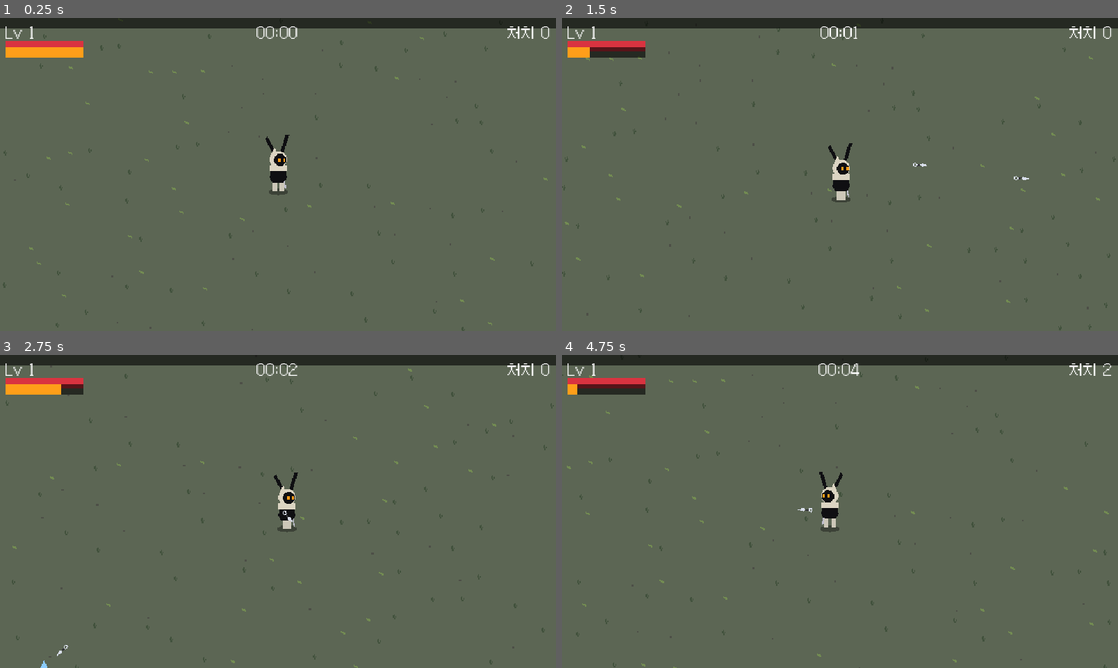
Above: before the commit, frames 1-4 (two rows, left to right).
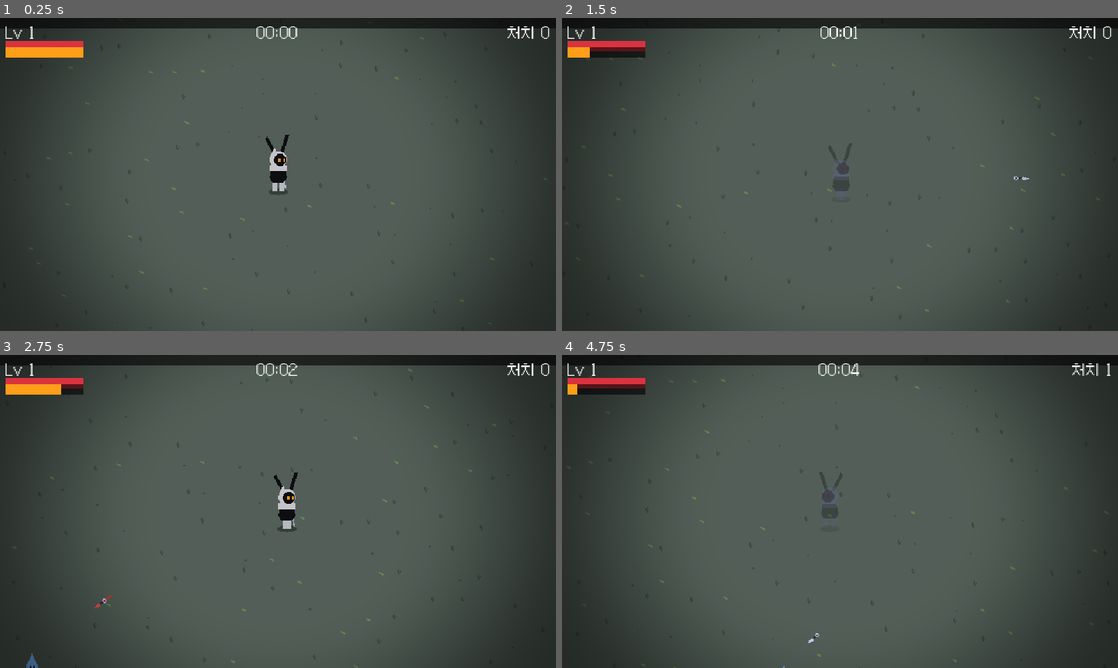
Above: after the commit, the same moments.

Repository: sookmo6442/kilvi
Game: Godot game, scene res://scenes/main.tscn
Same seed, same stepped clock (60 frames per second), same inputs: the game is played once before the commit and once after it.
Inputs:
- Up to frame 1 (0.25 s): no input
- Up to frame 2 (1.5 s): tap Enter at 0.5 s; hold D (move_right) 0.53-1.28 s; tap Space (dash) at 0.6, 1.35 s; hold S (move_down) from 1.28 s (still down)
- Up to frame 3 (2.75 s): release S (move_down) at 2.03 s; hold D (move_right) from 2.03 s (still down); tap Shift at 2.1 s; tap Space (dash) at 2.3 s
- Up to frame 4 (4.75 s): release D (move_right) at 2.78 s; hold W (move_up) 2.78-3.53 s; tap P at 2.85 s; tap Space (dash) at 3.05, 3.8, 4.35 s; hold A (move_left) from 3.53 s (still down); tap 1 at 3.6 s

The runs differ from the first frame. In frame 1, 36% of the frame differs, in the area x 0-100%, y 3-100%; in frame 2, 36%; in frame 3, 36%; in frame 4, 36%, in the area x 0-100%, y 2-100%.

Commit message:
Add assassin mechanics: stealth dash, marks, contracts, execution FX
- Dash now hides Kilvi for 1.5s; enemies chase her last seen position
- First kunai volley after stealth is an ambush crit (x3, +2 pierce)
- Kunai hits stack marks; 3 marks (6 on targets) execute the enemy
- Target contracts every minute from 0:45; kill within 30s for a chest
- Moonlight vignette, slash line, hit-stop and desaturation on executions

Co-Authored-By: Claude Opus 5.5 <noreply@anthropic.com>
Claude-Session: https://claude.ai/code/session_01HZDMDrb8GZDFDEhgWpqJy8

Diff:
--- /dev/null
+++ b/scripts/effects/slash.gd
@@ -0,0 +1,25 @@
+extends Node2D
+## 처형할 때 그어지는 붉은 베기 선.
+
+var length := 34.0
+var _life := 0.25
+
+
+func _ready() -> void:
+	rotation = randf_range(-0.9, -0.5)
+	z_index = 5
+
+
+func _process(delta: float) -> void:
+	_life -= delta
+	if _life <= 0.0:
+		queue_free()
+		return
+	queue_redraw()
+
+
+func _draw() -> void:
+	var k := _life / 0.25
+	var half := length * (1.2 - k * 0.2) / 2.0
+	draw_line(Vector2(-half, 0), Vector2(half, 0), Color(1.0, 0.15, 0.1, k), 3.0 * k + 1.0)
+	draw_line(Vector2(-half * 0.8, 0), Vector2(half * 0.8, 0), Color(1, 1, 1, k), 1.0)
--- a/scripts/enemy.gd
+++ b/scripts/enemy.gd
@@ -18,6 +18,17 @@
 var dead := false
 var slow_time := 0.0
 
+## 암살 표식: 쿠나이에 맞을 때마다 1개. mark_limit개가 되면 즉시 처형.
+var marks := 0
+var mark_limit := 3
+var executed := false
+
+## 표적 의뢰 대상(엘리트). 제한 시간 안에 못 잡으면 도망간다.
+var is_target := false
+var target_time_left := 0.0
+var escaped := false
+var size_mult := 1.0
+
 var _knock := Vector2.ZERO
 var _flash := 0.0
 var _t := 0.0
@@ -26,7 +37,7 @@
 var _charging := 0.0
 
 
-func setup(id: String, p: Player, hp_mult: float) -> void:
+func setup(id: String, p: Player, hp_mult: float, target: bool = false, target_time: float = 30.0) -> void:
 	var d: Dictionary = GameData.ENEMIES[id]
 	type_id = id
 	player = p
@@ -40,6 +51,15 @@
 	behavior = d.behavior
 	_charge_timer = randf_range(1.5, 3.0)
 	_t = randf() * 10.0
+	if target:
+		is_target = true
+		target_time_left = target_time
+		max_hp *= 12.0
+		hp = max_hp
+		damage *= 1.5
+		xp_value = 10
+		size_mult = 1.7
+		mark_limit = 6
 
 
 func _ready() -> void:
@@ -60,9 +80,17 @@
 		return
 	_t += delta
 	slow_time = maxf(slow_time - delta, 0.0)
+	if is_target:
+		target_time_left -= delta
+		if target_time_left <= 0.0:
+			_escape()
+			return
+	# 은신 중이면 킬비가 마지막으로 보였던 자리로 간다
+	var to_goal := player.chase_position() - global_position
+	var goal_dist := to_goal.length()
+	var dir := to_goal / goal_dist if goal_dist > 2.0 else Vector2.ZERO
 	var to_player := player.global_position - global_position
 	var dist := to_player.length()
-	var dir := to_player / dist if dist > 0.01 else Vector2.ZERO
 	var spd := speed * (0.5 if slow_time > 0.0 else 1.0)
 
 	if behavior == "charge":
@@ -79,7 +107,7 @@
 	position += dir * spd * delta + _knock * delta
 	_knock = _knock.move_toward(Vector2.ZERO, 900.0 * delta)
 
-	if dist < radius + Player.HIT_RADIUS:
+	if dist < radius * size_mult + Player.HIT_RADIUS:
 		player.take_damage(damage)
 
 	if _flash > 0.0:
@@ -88,7 +116,7 @@
 			queue_redraw()
 	# 좌우 방향 + 살랑임
 	var flip := -1.0 if to_player.x < 0.0 else 1.0
-	scale = Vector2(flip, 1.0 + sin(_t * 8.0) * 0.06)
+	scale = Vector2(flip, 1.0 + sin(_t * 8.0) * 0.06) * size_mult
 
 
 func take_damage(amount: float, knockback: Vector2 = Vector2.ZERO) -> void:
@@ -104,7 +132,30 @@
 		queue_free()
 
 
+func add_mark() -> void:
+	if dead:
+		return
+	marks += 1
+	if marks >= mark_limit:
+		executed = true
+		take_damage(hp + 1.0)
+	else:
+		queue_redraw()
+
+
+func _escape() -> void:
+	# 표적이 연기와 함께 사라진다
+	dead = true
+	escaped = true
+	var puff := preload("res://scripts/effects/smoke_puff.gd").new()
+	puff.position = global_position
+	get_parent().add_child(puff)
+	killed.emit(self)
+	queue_free()
+
+
 func _draw() -> void:
+	_draw_marks()
 	var c := Color.WHITE if _flash > 0.0 else color
 	if type_id == "wisp":
 		draw_circle(Vector2.ZERO, radius, c)
@@ -121,3 +172,22 @@
 		draw_circle(Vector2(3, -1), 4.0, Color(0.95, 0.93, 0.88))
 		draw_line(Vector2(1, -2), Vector2(3, -2), Color.RED, 1.0)
 		draw_line(Vector2(4, -2), Vector2(6, -2), Color.RED, 1.0)
+
+
+func _draw_marks() -> void:
+	# 크기 배율을 되돌려서 표식을 원래 크기로 그린다 (모양이 좌우 대칭이라 반전은 무시)
+	var inv := Vector2.ONE / size_mult
+	if is_target:
+		# 머리 위 붉은 표적 표시
+		var top := Vector2(0, -radius - 12)
+		draw_set_transform(top, 0.0, inv)
+		draw_arc(Vector2.ZERO, 5.0, 0, TAU, 16, Color(1.0, 0.2, 0.15), 1.5)
+		draw_line(Vector2(-7, 0), Vector2(7, 0), Color(1.0, 0.2, 0.15), 1.0)
+		draw_line(Vector2(0, -7), Vector2(0, 7), Color(1.0, 0.2, 0.15), 1.0)
+	if marks > 0:
+		draw_set_transform(Vector2(0, radius + 5), 0.0, inv)
+		var w := mark_limit * 4.0
+		for i in mark_limit:
+			var c := Color(1.0, 0.25, 0.2) if i < marks else Color(0, 0, 0, 0.35)
+			draw_rect(Rect2(-w / 2.0 + i * 4.0, 0, 3, 3), c)
+	draw_set_transform(Vector2.ZERO, 0.0, Vector2.ONE)
--- a/scripts/kilvi_visual.gd
+++ b/scripts/kilvi_visual.gd
@@ -11,6 +11,8 @@
 var dashing := false
 var invulnerable := false
 var dead := false
+var stealthed := false
+var ambush := false
 var base_scale := 1.0
 
 var _t := 0.0
@@ -18,6 +20,11 @@
 
 func _process(delta: float) -> void:
 	_t += delta
+	if stealthed:
+		modulate = Color(0.5, 0.5, 0.7, 0.3)
+		queue_redraw()
+		return
+	modulate = Color.WHITE
 	if invulnerable:
 		modulate.a = 0.35 if int(_t * 20.0) % 2 == 0 else 1.0
 	elif dashing:
@@ -59,6 +66,9 @@
 		Vector2(-6, -17), Vector2(-3, -23), Vector2(-1, -18)]), HOOD)
 	# 얼굴(그림자)
 	draw_circle(Vector2(1.5, -12.5), 5.0, BLACK)
-	# 주황 눈
-	draw_rect(Rect2(0, -14, 2, 3), EYE)
-	draw_rect(Rect2(4, -14, 2, 3), EYE)
+	# 주황 눈 (기습 준비 상태면 붉게 빛난다)
+	var eye := Color(1.0, 0.2, 0.15) if ambush else EYE
+	draw_rect(Rect2(0, -14, 2, 3), eye)
+	draw_rect(Rect2(4, -14, 2, 3), eye)
+	if ambush and not stealthed:
+		draw_circle(Vector2(3, -12.5), 6.0 + sin(_t * 12.0), Color(1.0, 0.2, 0.15, 0.18))
--- a/scripts/main.gd
+++ b/scripts/main.gd
@@ -8,18 +8,29 @@
 const LevelUpScript := preload("res://scripts/ui/level_up_ui.gd")
 const MenuScript := preload("res://scripts/ui/menu_panel.gd")
 const BackgroundScript := preload("res://scripts/background.gd")
+const PostFxScript := preload("res://scripts/ui/post_fx.gd")
+const SlashScript := preload("res://scripts/effects/slash.gd")
+const ChestScript := preload("res://scripts/treasure_chest.gd")
+
+const CONTRACT_FIRST := 45.0 # 첫 표적 의뢰 시각(초)
+const CONTRACT_INTERVAL := 60.0
+const CONTRACT_TIME := 30.0 # 표적을 잡아야 하는 제한 시간
 
 var world: Node2D
 var player: Player
 var hud: CanvasLayer
 var level_up_ui: CanvasLayer
 var menu: CanvasLayer
+var post_fx: CanvasLayer
 
 var time := 0.0
 var kills := 0
 var _spawn_acc := 0.0
 var _ring_done := false
 var _finished := false
+var _next_contract := CONTRACT_FIRST
+var _contract_target: Enemy = null
+var _last_hitstop := -1.0
 
 
 func _ready() -> void:
@@ -45,6 +56,8 @@
 	cam.position_smoothing_speed = 10.0
 	player.add_child(cam)
 
+	post_fx = PostFxScript.new()
+	add_child(post_fx)
 	hud = HudScript.new()
 	add_child(hud)
 	level_up_ui = LevelUpScript.new()
@@ -71,6 +84,7 @@
 	hud.set_time(time)
 	hud.set_dash(player.dash_cooldown_left, Player.DASH_COOLDOWN)
 	_update_spawns(delta)
+	_update_contract()
 	if time >= GameData.RUN_LENGTH:
 		_finish(true)
 
@@ -118,7 +132,61 @@
 	world.add_child(e)
 
 
+# --- 표적 의뢰 -----------------------------------------------------------
+
+func _update_contract() -> void:
+	if _contract_target != null and is_instance_valid(_contract_target) and not _contract_target.dead:
+		hud.set_contract("표적 의뢰  %d초" % ceili(_contract_target.target_time_left))
+		return
+	if time >= _next_contract:
+		_next_contract += CONTRACT_INTERVAL
+		var e: Enemy = EnemyScript.new()
+		e.setup("fox", player, 1.0 + time / 150.0, true, CONTRACT_TIME)
+		e.position = _random_edge_position()
+		e.killed.connect(_on_enemy_killed)
+		world.add_child(e)
+		_contract_target = e
+		hud.flash_message("표적 출현!")
+
+
+func _on_contract_done(success: bool, pos: Vector2) -> void:
+	_contract_target = null
+	hud.set_contract("")
+	if success:
+		hud.flash_message("의뢰 완수")
+		var chest: Node2D = ChestScript.new()
+		chest.player = player
+		chest.position = pos
+		world.add_child.call_deferred(chest)
+		post_fx.execution_flash(1.0)
+		_hitstop(0.12)
+	else:
+		hud.flash_message("표적이 도망쳤다")
+
+
+func _hitstop(duration: float) -> void:
+	var now := Time.get_ticks_msec() / 1000.0
+	if now - _last_hitstop < 0.25:
+		return
+	_last_hitstop = now
+	Engine.time_scale = 0.05
+	await get_tree().create_timer(duration, true, false, true).timeout
+	Engine.time_scale = 1.0
+
+
 func _on_enemy_killed(e: Enemy) -> void:
+	if e.is_target:
+		_on_contract_done(not e.escaped, e.global_position)
+	if e.escaped:
+		return
+	if e.executed:
+		var slash: Node2D = SlashScript.new()
+		slash.position = e.global_position
+		slash.length = 34.0 * e.size_mult
+		world.add_child.call_deferred(slash)
+		if not e.is_target:
+			post_fx.execution_flash(0.5)
+			_hitstop(0.04)
 	kills += 1
 	hud.set_kills(kills)
 	var gem: Node2D = GemScript.new()
@@ -184,6 +252,7 @@
 	if _finished:
 		return
 	_finished = true
+	Engine.time_scale = 1.0
 	level_up_ui.visible = false
 	var body := "생존 시간 %02d:%02d\n레벨 %d · 처치 %d" % [int(time) / 60, int(time) % 60, player.level, kills]
 	menu.open("살아남았다!" if won else "쓰러졌다...", body, [["restart", "다시 하기"], ["quit", "게임 종료"]])
@@ -195,6 +264,7 @@
 			menu.close()
 		"restart":
 			get_tree().paused = false
+			Engine.time_scale = 1.0
 			get_tree().reload_current_scene()
 		"quit":
 			get_tree().quit()
--- a/scripts/player.gd
+++ b/scripts/player.gd
@@ -19,6 +19,8 @@
 const DASH_COOLDOWN := 3.0
 const INVULN_TIME := 0.5
 const HIT_RADIUS := 8.0
+const STEALTH_TIME := 1.5
+const AMBUSH_MULT := 3.0
 
 var world: Node2D
 
@@ -48,6 +50,12 @@
 var dash_cooldown_left := 0.0
 var is_dead := false
 
+## 그림자 은신: 대시하면 잠깐 사라지고, 적은 마지막으로 본 위치를 쫓는다.
+var stealth_left := 0.0
+var last_seen_position := Vector2.ZERO
+## 은신이 끝난 뒤 첫 쿠나이 공격이 치명타가 된다.
+var ambush_ready := false
+
 var _invuln := 0.0
 var _dash_time := 0.0
 var _dash_dir := Vector2.ZERO
@@ -66,6 +74,10 @@
 		return
 	_invuln = maxf(_invuln - delta, 0.0)
 	dash_cooldown_left = maxf(dash_cooldown_left - delta, 0.0)
+	if stealth_left > 0.0:
+		stealth_left = maxf(stealth_left - delta, 0.0)
+	else:
+		last_seen_position = global_position
 
 	move_dir = Input.get_vector("move_left", "move_right", "move_up", "move_down")
 	if move_dir != Vector2.ZERO:
@@ -81,7 +93,9 @@
 
 	_visual.moving = move_dir != Vector2.ZERO
 	_visual.dashing = _dash_time > 0.0
-	_visual.invulnerable = _invuln > 0.0 and _dash_time <= 0.0
+	_visual.invulnerable = _invuln > 0.0 and _dash_time <= 0.0 and stealth_left <= 0.0
+	_visual.stealthed = stealth_left > 0.0
+	_visual.ambush = ambush_ready
 	if absf(facing.x) > 0.01:
 		_visual.scale = Vector2(signf(facing.x), 1.0) * _visual.base_scale
 
@@ -91,10 +105,30 @@
 	_dash_time = DASH_TIME
 	dash_cooldown_left = DASH_COOLDOWN
 	_invuln = maxf(_invuln, DASH_TIME + 0.1)
+	last_seen_position = global_position
+	stealth_left = STEALTH_TIME
+	ambush_ready = true
 	if world:
 		var puff := preload("res://scripts/effects/smoke_puff.gd").new()
 		puff.position = position
 		world.add_child(puff)
+
+
+func is_stealthed() -> bool:
+	return stealth_left > 0.0
+
+
+## 적이 쫓아갈 위치. 은신 중에는 마지막으로 본 자리.
+func chase_position() -> Vector2:
+	return last_seen_position if stealth_left > 0.0 else global_position
+
+
+## 기습 치명타를 한 번 꺼내 쓴다. 준비돼 있으면 배율, 아니면 1.
+func consume_ambush() -> float:
+	if ambush_ready and stealth_left <= 0.0:
+		ambush_ready = false
+		return AMBUSH_MULT
+	return 1.0
 
 
 func pickup_range() -> float:
@@ -116,6 +150,11 @@
 func heal(amount: float) -> void:
 	hp = minf(hp + amount, max_hp)
 	hp_changed.emit(hp, max_hp)
+
+
+func grant_levelups(count: int) -> void:
+	pending_levelups += count
+	leveled_up.emit()
 
 
 func add_xp(amount: int) -> void:
--- /dev/null
+++ b/scripts/treasure_chest.gd
@@ -0,0 +1,23 @@
+extends Node2D
+## 표적을 처치하면 떨어지는 보물 상자. 주우면 레벨업 1~3회.
+
+var player: Player
+var _t := 0.0
+
+
+func _physics_process(delta: float) -> void:
+	_t += delta
+	queue_redraw()
+	if player and not player.is_dead and global_position.distance_to(player.global_position) < 16.0:
+		var roll := randf()
+		player.grant_levelups(3 if roll < 0.1 else (2 if roll < 0.4 else 1))
+		queue_free()
+
+
+func _draw() -> void:
+	var y := sin(_t * 4.0) * 1.5
+	draw_circle(Vector2(0, 8), 7.0, Color(0, 0, 0, 0.3))
+	draw_rect(Rect2(-8, -6 + y, 16, 11), Color(0.45, 0.25, 0.12))
+	draw_rect(Rect2(-8, -6 + y, 16, 4), Color(0.6, 0.35, 0.15))
+	draw_rect(Rect2(-2, -3 + y, 4, 4), Color(1.0, 0.62, 0.1))
+	draw_arc(Vector2(0, y), 12.0 + sin(_t * 6.0) * 2.0, 0, TAU, 20, Color(1.0, 0.62, 0.1, 0.4), 1.0)
--- a/scripts/ui/hud.gd
+++ b/scripts/ui/hud.gd
@@ -7,6 +7,9 @@
 var _level_label: Label
 var _time_label: Label
 var _kills_label: Label
+var _contract_label: Label
+var _message_label: Label
+var _message_left := 0.0
 
 
 func _ready() -> void:
@@ -38,6 +41,24 @@
 	_kills_label.horizontal_alignment = HORIZONTAL_ALIGNMENT_RIGHT
 	root.add_child(_kills_label)
 
+	_contract_label = Label.new()
+	_contract_label.set_anchors_preset(Control.PRESET_CENTER_TOP)
+	_contract_label.position = Vector2(-80, 24)
+	_contract_label.custom_minimum_size = Vector2(160, 0)
+	_contract_label.horizontal_alignment = HORIZONTAL_ALIGNMENT_CENTER
+	_contract_label.add_theme_color_override("font_color", Color(1.0, 0.35, 0.3))
+	root.add_child(_contract_label)
+
+	_message_label = Label.new()
+	_message_label.set_anchors_preset(Control.PRESET_CENTER)
+	_message_label.position = Vector2(-120, -70)
+	_message_label.custom_minimum_size = Vector2(240, 0)
+	_message_label.horizontal_alignment = HORIZONTAL_ALIGNMENT_CENTER
+	_message_label.add_theme_color_override("font_color", UiStyle.ORANGE)
+	_message_label.add_theme_color_override("font_outline_color", Color.BLACK)
+	_message_label.add_theme_constant_override("outline_size", 4)
+	root.add_child(_message_label)
+
 	_hp_bar = UiStyle.bar(Color(0.85, 0.2, 0.25), 5)
 	_hp_bar.position = Vector2(6, 26)
 	_hp_bar.size = Vector2(90, 5)
@@ -52,6 +73,22 @@
 	set_kills(0)
 	set_hp(1, 1)
 	set_xp(0, 1, 1)
+
+
+func _process(delta: float) -> void:
+	if _message_left > 0.0:
+		_message_left -= delta
+		_message_label.modulate.a = clampf(_message_left / 0.4, 0.0, 1.0)
+
+
+func set_contract(text: String) -> void:
+	_contract_label.text = text
+
+
+func flash_message(text: String) -> void:
+	_message_label.text = text
+	_message_left = 1.6
+	_message_label.modulate.a = 1.0
 
 
 func set_xp(xp: int, needed: int, level: int) -> void:
--- /dev/null
+++ b/scripts/ui/post_fx.gd
@@ -0,0 +1,53 @@
+extends CanvasLayer
+## 화면 전체 효과: 달빛 비네팅(항상), 처형 순간 흑백 + 붉은 테두리 번쩍임.
+
+const SHADER := """
+shader_type canvas_item;
+uniform sampler2D screen_tex : hint_screen_texture, filter_nearest;
+uniform float desat = 0.0;
+uniform float flash = 0.0;
+uniform float vignette = 0.55;
+
+void fragment() {
+	vec3 c = texture(screen_tex, SCREEN_UV).rgb;
+	// 달빛: 살짝 푸르고 어둡게
+	c = mix(c, c * vec3(0.82, 0.88, 1.05), 0.6);
+	float g = dot(c, vec3(0.299, 0.587, 0.114));
+	c = mix(c, vec3(g), desat);
+	vec2 d = (SCREEN_UV - 0.5) * vec2(1.6, 1.0);
+	float v = smoothstep(0.35, 0.95, length(d));
+	c *= 1.0 - v * vignette;
+	c = mix(c, vec3(0.9, 0.1, 0.08), v * flash * 0.8);
+	COLOR = vec4(c, 1.0);
+}
+"""
+
+var _mat: ShaderMaterial
+var _desat := 0.0
+var _flash := 0.0
+
+
+func _ready() -> void:
+	layer = 3
+	process_mode = Node.PROCESS_MODE_ALWAYS
+	var rect := ColorRect.new()
+	rect.set_anchors_preset(Control.PRESET_FULL_RECT)
+	rect.mouse_filter = Control.MOUSE_FILTER_IGNORE
+	var sh := Shader.new()
+	sh.code = SHADER
+	_mat = ShaderMaterial.new()
+	_mat.shader = sh
+	rect.material = _mat
+	add_child(rect)
+
+
+func execution_flash(strength: float = 1.0) -> void:
+	_desat = maxf(_desat, 0.85 * strength)
+	_flash = maxf(_flash, 0.6 * strength)
+
+
+func _process(delta: float) -> void:
+	_desat = move_toward(_desat, 0.0, delta * 4.0)
+	_flash = move_toward(_flash, 0.0, delta * 3.0)
+	_mat.set_shader_parameter("desat", _desat)
+	_mat.set_shader_parameter("flash", _flash)
--- a/scripts/weapons/kunai.gd
+++ b/scripts/weapons/kunai.gd
@@ -1,6 +1,8 @@
 extends Weapon
 ## 쿠나이: 가장 가까운 적에게 연달아 던진다.
 ## 레벨 2·4·6·8: 개수 +1 / 레벨 5·8: 관통 +1 / 매 레벨: 피해 증가, 쿨타임 감소
+## 맞힌 적에게 암살 표식을 남긴다. 은신 중에는 던지지 않고 기다렸다가,
+## 은신이 끝나면 기습 치명타(3배, 관통 +2)로 던진다.
 
 const KunaiProjectile := preload("res://scripts/weapons/kunai_projectile.gd")
 
@@ -21,7 +23,13 @@
 	return 1 + (1 if level >= 5 else 0) + (1 if level >= 8 else 0)
 
 
+func can_fire() -> bool:
+	return not player.is_stealthed()
+
+
 func fire() -> void:
+	var ambush_mult := player.consume_ambush()
+	var crit := ambush_mult > 1.0
 	var target := nearest_enemy(320.0)
 	var base_dir := player.facing
 	for i in _count():
@@ -32,8 +40,9 @@
 		var p := KunaiProjectile.new()
 		p.position = player.global_position
 		p.velocity = base_dir.rotated(randf_range(-0.08, 0.08)) * 300.0
-		p.damage = _damage()
-		p.pierce = _pierce()
+		p.damage = _damage() * ambush_mult
+		p.pierce = _pierce() + (2 if crit else 0)
+		p.crit = crit
 		p.life = 1.2 * player.duration
 		player.world.add_child(p)
 		if i < _count() - 1:
--- a/scripts/weapons/kunai_projectile.gd
+++ b/scripts/weapons/kunai_projectile.gd
@@ -5,6 +5,7 @@
 var damage := 5.0
 var pierce := 1
 var life := 1.2
+var crit := false
 var _spent := false
 
 
@@ -35,6 +36,8 @@
 	if enemy == null or enemy.dead:
 		return
 	enemy.take_damage(damage, velocity.normalized() * 60.0)
+	if not enemy.dead:
+		enemy.add_mark()
 	pierce -= 1
 	if pierce <= 0:
 		_spent = true
@@ -42,9 +45,13 @@
 
 
 func _draw() -> void:
+	if crit:
+		# 기습 치명타: 붉은 잔상
+		draw_line(Vector2(-18, 0), Vector2(-4, 0), Color(1.0, 0.2, 0.15, 0.6), 3.0)
 	# 칼날
+	var blade := Color(1.0, 0.35, 0.3) if crit else Color(0.85, 0.87, 0.92)
 	draw_colored_polygon(PackedVector2Array([
-		Vector2(7, 0), Vector2(0, -2), Vector2(-2, 0), Vector2(0, 2)]), Color(0.85, 0.87, 0.92))
+		Vector2(7, 0), Vector2(0, -2), Vector2(-2, 0), Vector2(0, 2)]), blade)
 	# 손잡이와 고리
 	draw_line(Vector2(-2, 0), Vector2(-6, 0), Color(0.2, 0.2, 0.22), 2.0)
 	draw_arc(Vector2(-8, 0), 2.0, 0, TAU, 8, Color(0.85, 0.87, 0.92), 1.0)
--- a/scripts/weapons/weapon.gd
+++ b/scripts/weapons/weapon.gd
@@ -15,6 +15,11 @@
 	pass
 
 
+## false면 쿨타임이 끝나도 쏘지 않고 기다린다.
+func can_fire() -> bool:
+	return true
+
+
 func level_up() -> void:
 	level += 1
 
@@ -23,7 +28,7 @@
 	if player == null or player.is_dead:
 		return
 	_cooldown_left -= delta
-	if _cooldown_left <= 0.0:
+	if _cooldown_left <= 0.0 and can_fire():
 		_cooldown_left = get_cooldown()
 		fire()
 
Not shown, added: docs/screenshot_levelup.png.import
Not shown, added: docs/screenshot_play.png.import
Binary file added: docs/screenshot_stealth.png
Binary file added: docs/screenshot_target.png
